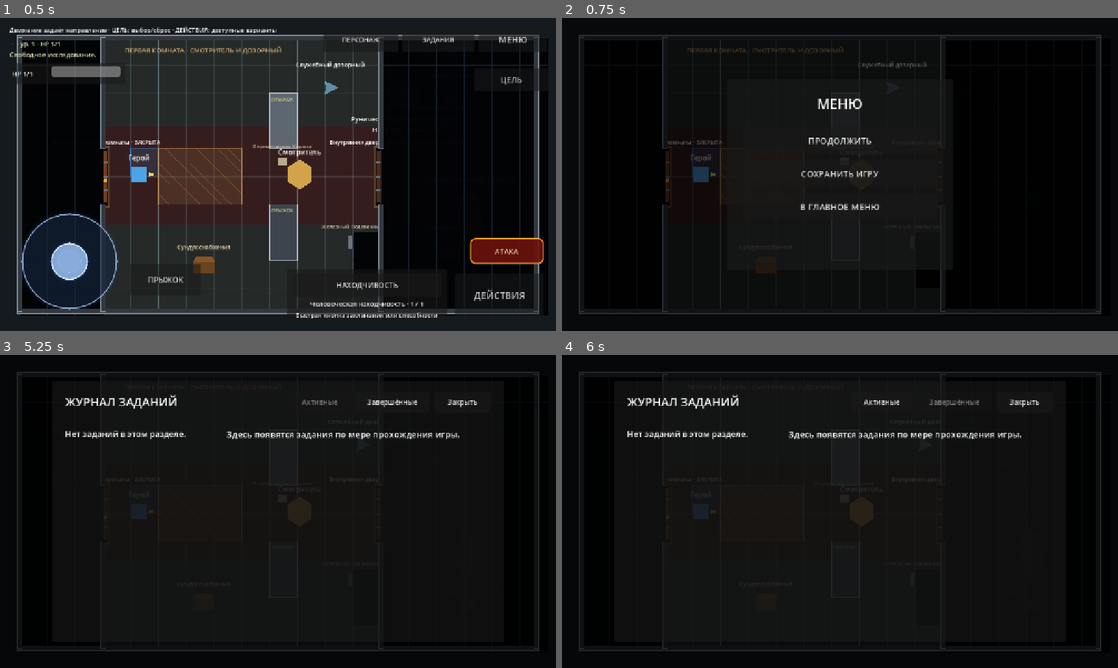
Above: before the commit, frames 1-4 (two rows, left to right).
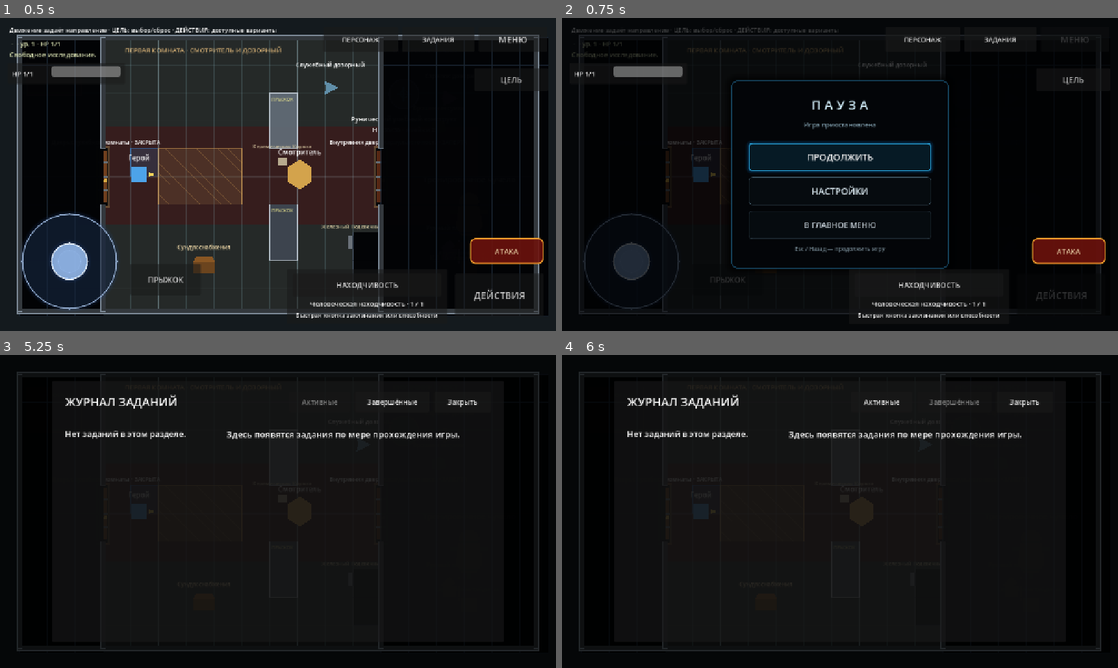
Above: after the commit, the same moments.

Repository: eretenkodaniil16-rgb/rpg-project
Game: Godot game, scene res://scenes/game/game.tscn
Two runs of this game, one before a commit and one after it. Both use one fixed random seed, a clock stepped at 60 frames per second and the inputs below. This scene is started directly instead of the project's main scene.
Inputs:
- Up to frame 1 (0.5 s): no input
- Up to frame 2 (0.75 s): click "МЕНЮ" at 0.5 s
- Up to frame 3 (5.25 s): click "ПРОДОЛЖИТЬ" at 1.25 s; click "ДЕЙСТВИЯ" at 2 s; click "ПРЫЖОК" at 2.75 s; click "ПЕРСОНАЖ" at 3.5 s; click "ЗАКРЫТЬ" at 4.25 s; click "ЗАДАНИЯ" at 5 s
- Up to frame 4 (6 s): click "Завершённые" at 5.75 s

Frame 1 is identical in both runs. In frame 2, 7.9% of the frame differs, in the area x 1-98%, y 3-96%; in frame 3, less than 0.1%; in frame 4, less than 0.1%.

Commit message:
feat: направить мобильную кнопку меню в паузу

Diff:
--- a/scripts/ui/mobile_controls.gd
+++ b/scripts/ui/mobile_controls.gd
@@ -75,8 +75,7 @@
 
 
 func _exit_tree() -> void:
-	_active_touch_index = -1
-	_reset_player_input()
+	release_all_input()
 
 
 func enable_for_testing() -> void:
@@ -114,6 +113,11 @@
 
 
 func release_joystick_for_testing() -> void:
+	release_all_input()
+
+
+func release_all_input() -> void:
+	_active_touch_index = -1
 	_reset_joystick()
 
 
@@ -300,6 +304,12 @@
 
 
 func _on_menu_pressed() -> void:
+	if not is_instance_valid(_game_world):
+		_game_world = get_tree().get_first_node_in_group("game_world")
+	var pause_controller: Node = get_tree().get_first_node_in_group("pause_menu_controller")
+	if pause_controller != null and pause_controller.has_method("toggle_pause_menu"):
+		pause_controller.call("toggle_pause_menu")
+		return
 	if is_instance_valid(_game_world) and _game_world.has_method("return_to_menu"):
 		_game_world.call("return_to_menu")
 
